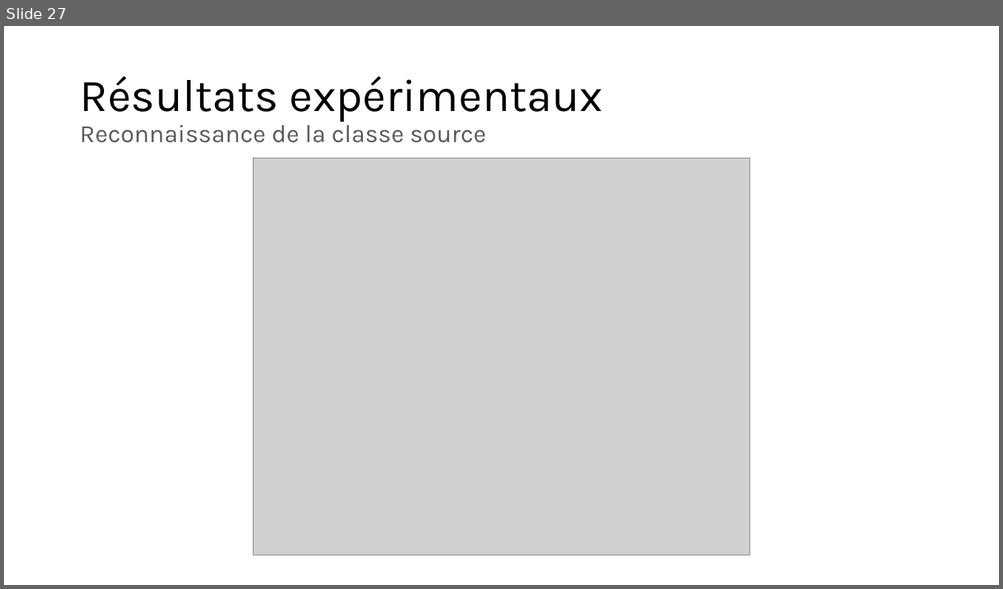
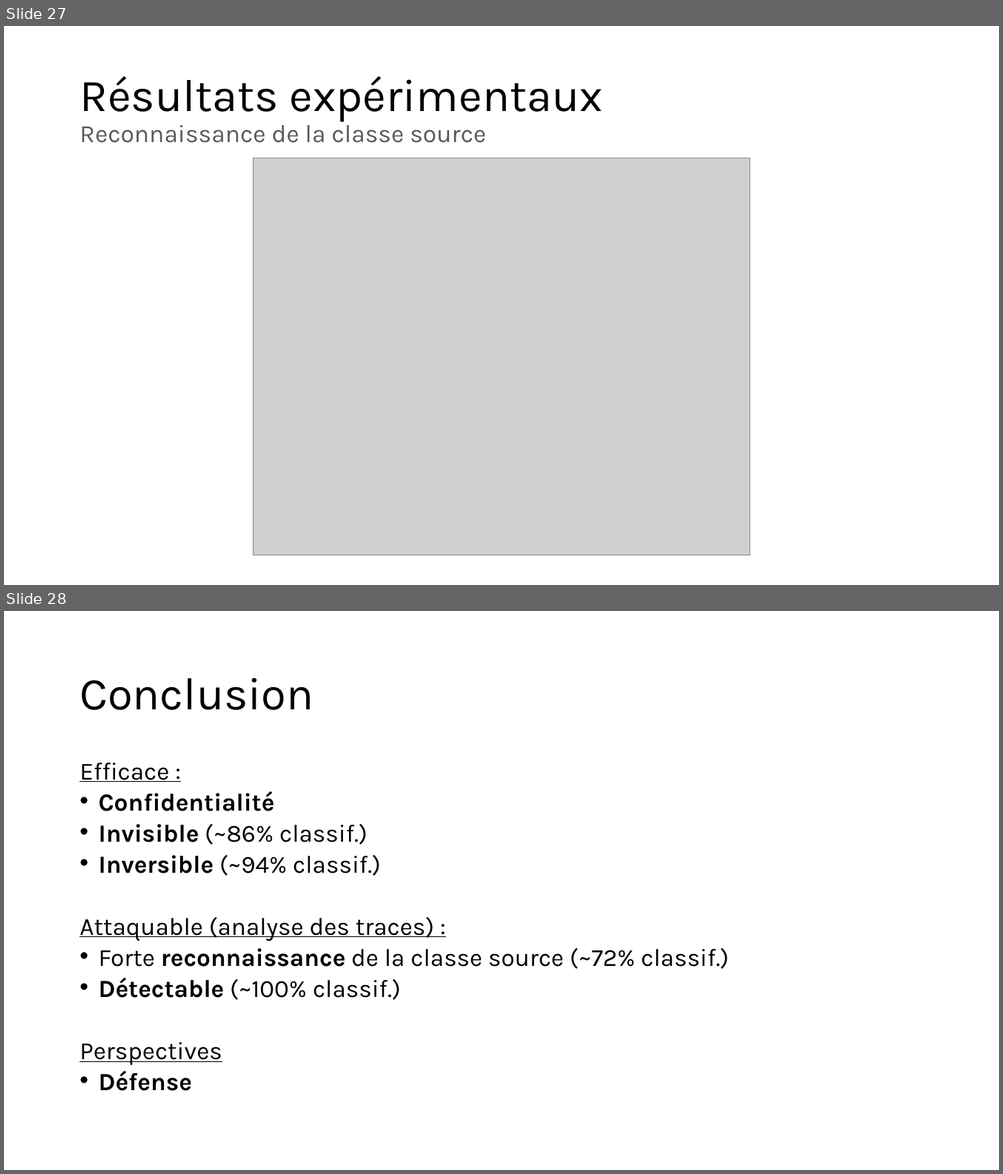
Before and after one commit to owilo/Stage, a slide deck: Documents/Slides/Obscuration de contenu numérique dans une image.pptx. Shown one above the other, each under a label of ours: slide 27 before the commit, slides 27 and 28 after it. The pictures are 1003x589 and 1003x1174 pixels, drawn with LibreOffice and Linux fonts; fonts in the diff are those of the drawing; grey boxes stand for pictures. Boxes give left, top, right and bottom in pixels: in the first picture for what was removed or moved away, otherwise in the second. Text is boxed around its words. In the diff, an @@ line names an element or a change of style, - is before the commit and + after.

```diff
--- a/Documents/Slides/Obscuration de contenu numérique dans une image.pptx
+++ b/Documents/Slides/Obscuration de contenu numérique dans une image.pptx
@@ slide 28 added at (x1=4, y1=611, x2=999, y2=1170), background #FFFFFF @@
@@ title added at (x1=79, y1=678, x2=313, y2=710), 44 pt, text #000000 @@
+Conclusion
@@ text added at (x1=79, y1=763, x2=728, y2=1091), 23.8 pt, text #000000 @@
+Efficace :
+• Confidentialité
+• Invisible (~86% classif.)
+• Inversible (~94% classif.)
+Attaquable (analyse des traces) :
+• Forte reconnaissance de la classe source (~72% classif.)
+• Détectable (~100% classif.)
+Perspectives
+• Défense
```
Also in this commit, not shown: 8 slides changed, 3 other slides added, 4 slides removed.
